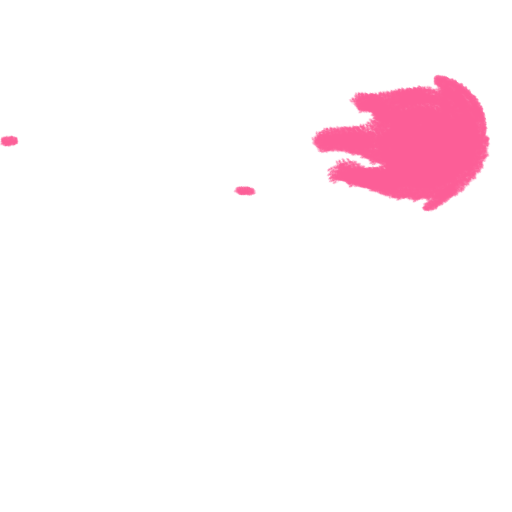
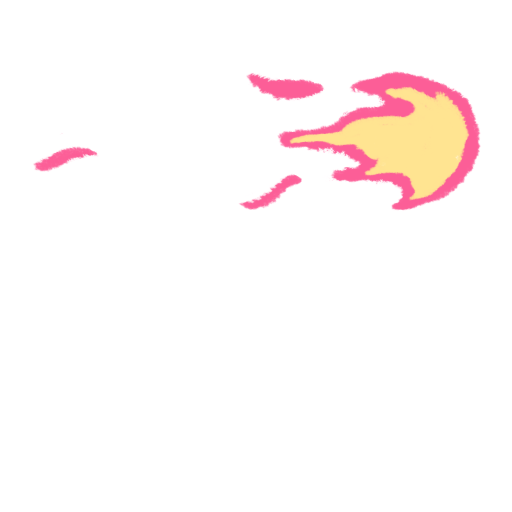
Comparing the layer stacks of the two (512, 512) images. Changes:
added layer "Layer 2" above "Layer 1 copy 4" over left=233, top=88, right=468, bottom=201
painted on "Layer 1 copy 4" over left=1, top=80, right=335, bottom=210
added layer "Layer 6" above "Layer 1 copy 3" over left=277, top=104, right=478, bottom=179
painted on "Layer 1 copy 3" over left=233, top=72, right=364, bottom=210
added layer "Layer 5" above "Layer 1 copy 2" over left=317, top=92, right=468, bottom=192
painted on "Layer 1 copy 2" over left=1, top=72, right=265, bottom=210
added layer "Layer 4" above "Layer 1 copy" over left=289, top=86, right=470, bottom=201
painted on "Layer 1 copy" over left=33, top=72, right=391, bottom=210
added layer "Layer 3" above "Layer 1" over left=233, top=90, right=477, bottom=195
painted on "Layer 1" over left=0, top=121, right=386, bottom=210
hid "Layer 0" over left=0, top=71, right=491, bottom=212
